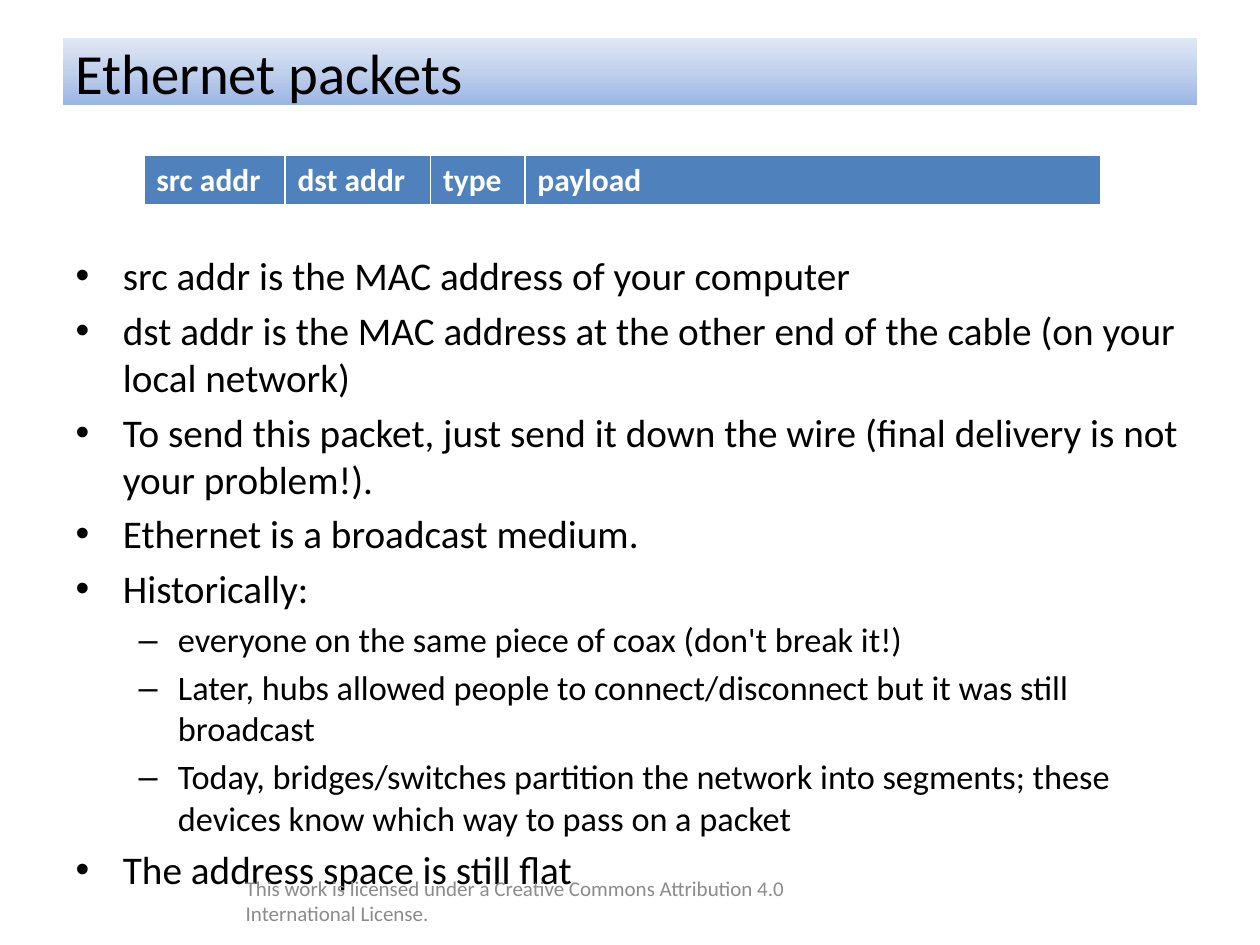
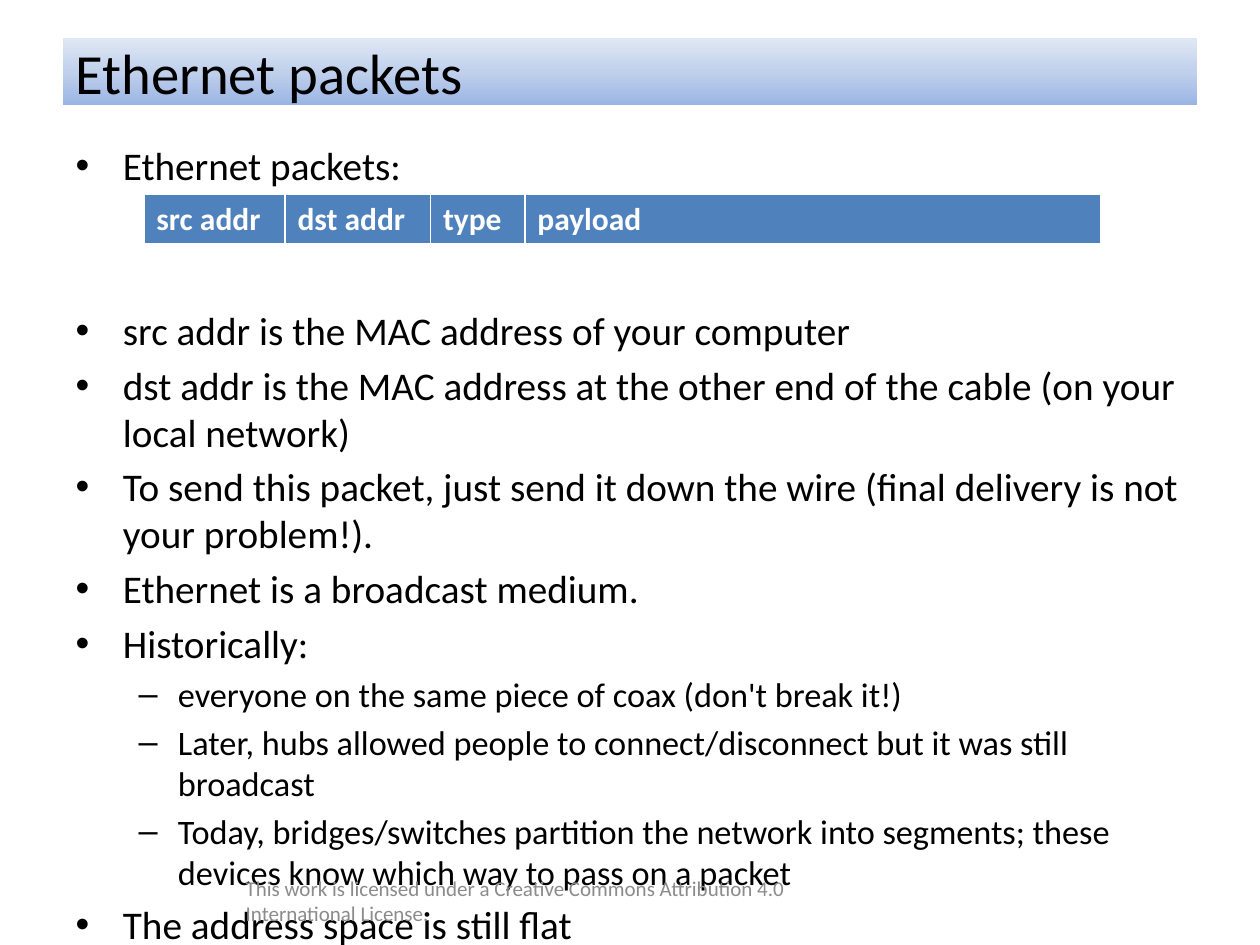
Before and after one commit to rolfeb/cisra-talks, a slide deck: slide 6 of 20140403-how_the_internet_works.pptx. Drawn at 1260x945 pixels with LibreOffice and Linux fonts; fonts in the diff are those of the drawing; background and template pictures are left out. Boxes give left, top, right and bottom in pixels: in the first picture for what was removed or moved away, otherwise in the second. Text is boxed around its words. In the diff, an @@ line names an element or a change of style, - is before the commit and + after.

```diff
--- a/20140403-how_the_internet_works.pptx
+++ b/20140403-how_the_internet_works.pptx
@@ text at (123,152,401,187): paragraph added @@
+• Ethernet packets:
@@ table: place and size @@
-table at (144,155,1100,207)
+table at (144,195,1100,247)
```
Also in this commit, not shown: 6 other slides changed, 15 other files.
